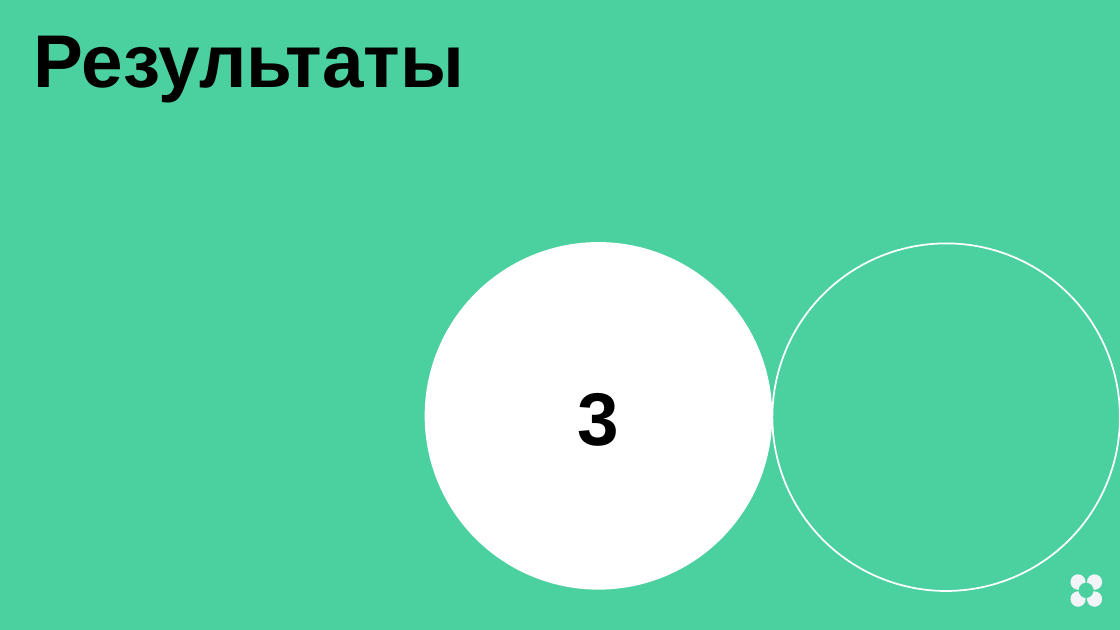
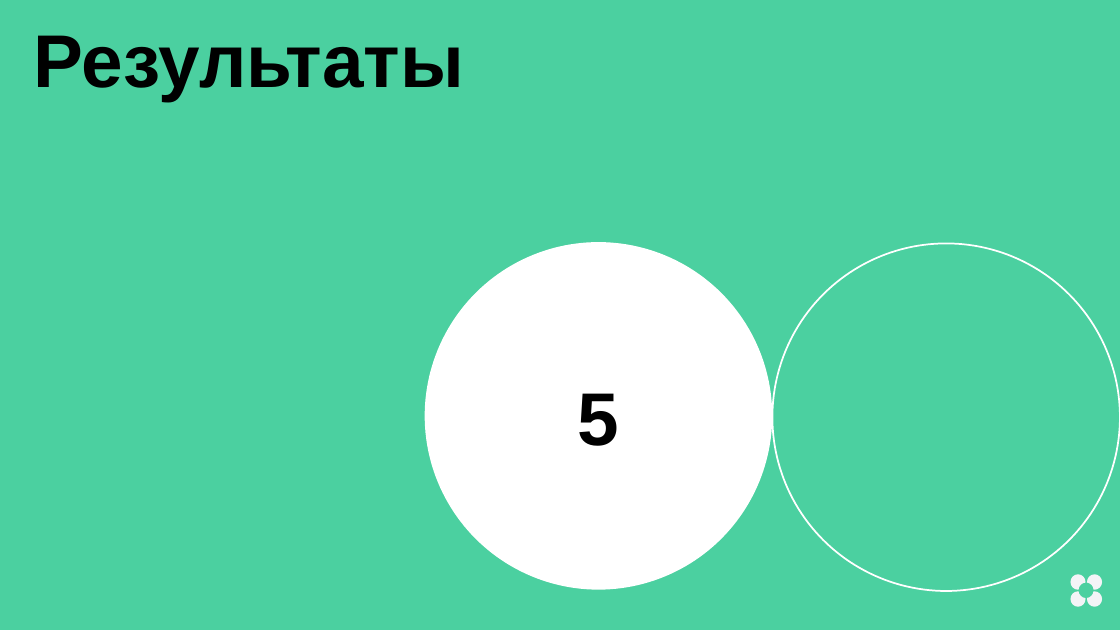
Before and after one commit to tyan/ML_learn, a slide deck: slide 22 of Diploma/presentation.pptx (slide 16 before the commit). Drawn at 1120x630 pixels with LibreOffice and Linux fonts; fonts in the diff are those of the drawing. Boxes give left, top, right and bottom in pixels: in the first picture for what was removed or moved away, otherwise in the second. Text is boxed around its words. In the diff, an @@ line names an element or a change of style, - is before the commit and + after.

```diff
--- a/Diploma/presentation.pptx
+++ b/Diploma/presentation.pptx
@@ text in ellipse at bbox=[578, 393, 620, 446]: text changed @@
-3
+5
```
Also in this commit, not shown: 20 other slides changed, 10 slides added, 1 other file.
